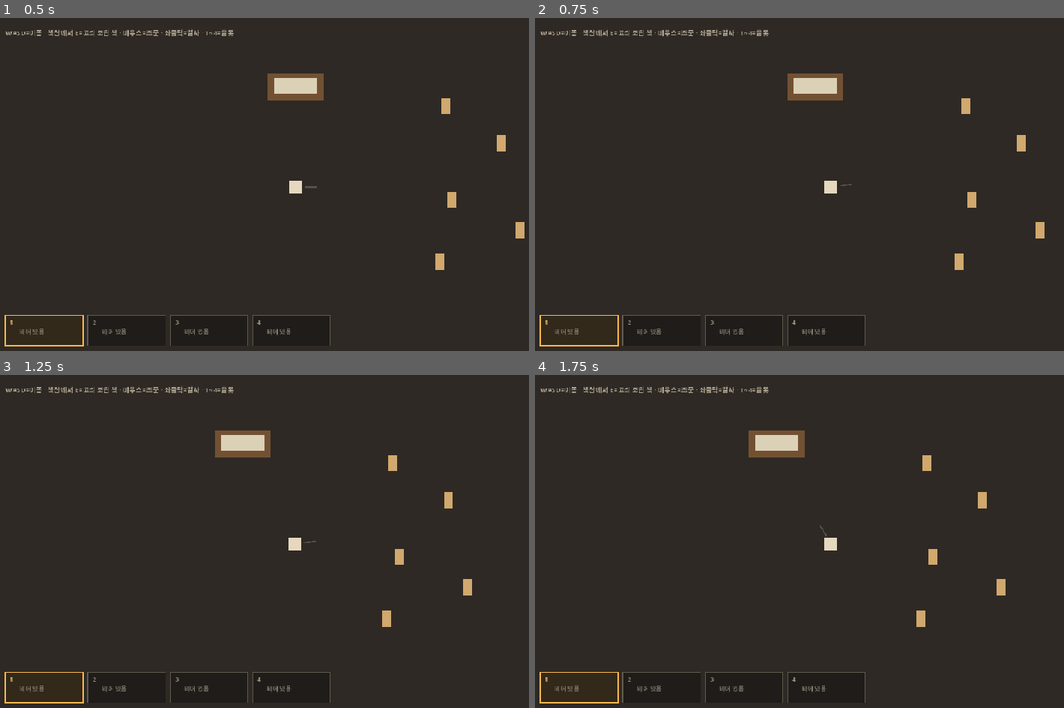
Above: before the commit, frames 1-4 (two rows, left to right).
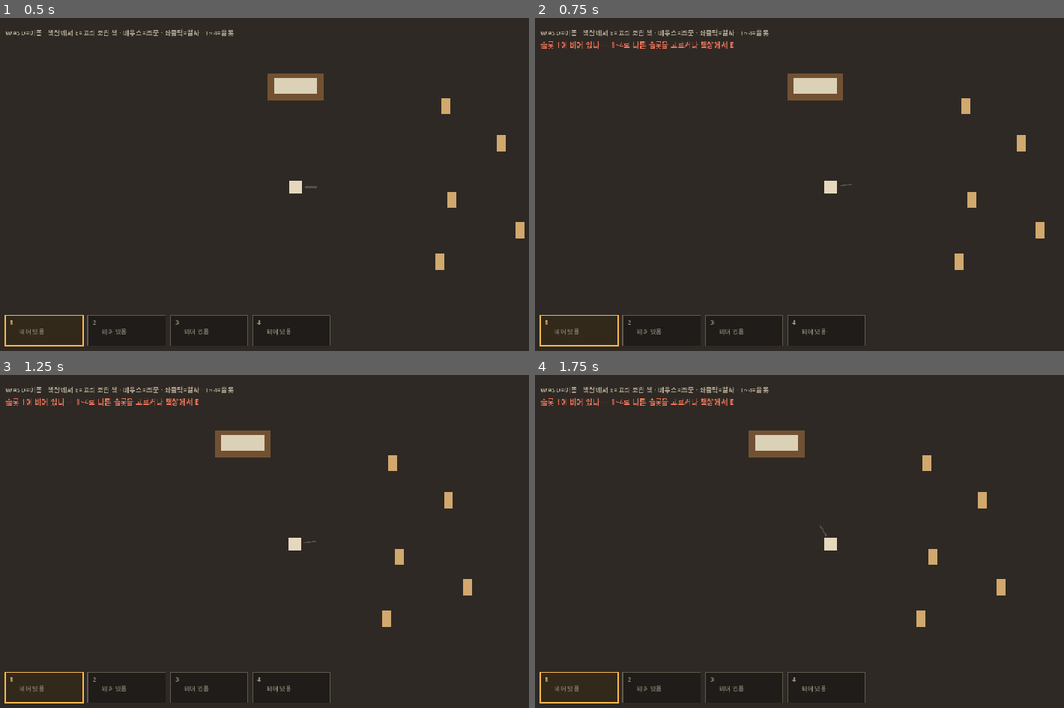
Above: after the commit, the same moments.

Repository: djgnfj-svg/tockbon
Game: Godot game, scene res://src/base/base.tscn
Two runs of this game, one before a commit and one after it. Both use one fixed random seed, a clock stepped at 60 frames per second and the inputs below.
Inputs (mouse positions are in pixels of both pictures, inside the frame that each line leads up to):
- Up to frame 1 (0.5 s): no input
- Up to frame 2 (0.75 s): tap Enter at 0.5 s; move the mouse to (963, 171) at 0.52 s; press the mouse at (963, 171) at 0.53 s; hold D (move_right) from 0.53 s (still down)
- Up to frame 3 (1.25 s): keep holding D (move_right); tap Space at 0.77 s
- Up to frame 4 (1.75 s): release D (move_right) at 1.25 s; release the mouse at (963, 528) at 1.25 s; drag from (709, 561) to (778, 444) at 1.27 s

Frame 1 is identical in both runs. In frame 2, 0.3% of the frame differs, in the area x 0-38%, y 6-10%; in frame 3, 0.3%; in frame 4, 0.3%.

Commit message:
fix(base): 바닥이 좌클릭을 먹고 있었다 — 발사가 통째로 죽어 있던 진짜 원인
사용자: *"마법진이 다 그려져도 발싸가 안됨.."* → *"좌클릭이 안먹나?"* — **사용자가 맞혔다.**

■ 원인 (한 줄)
`Ground`는 화면을 다 덮는 ColorRect인데 **Control의 기본 mouse_filter는 STOP**이다.
바닥이 좌클릭을 전부 먹어 `_unhandled_input`까지 오지 않았고 → `_fire()`가 **아예 안 불렸다**.
에러도 경고도 없다 — 세션 24의 「총구 자살」(물리 레이어)과 같은 종류의 침묵이다.
→ `base.tscn`에 `Ground.mouse_filter = 2`. 실제 게임 실측: **발사 0회 → 1회** (3연타도 3회).

■ 🔴🔴 왜 두 세션을 못 잡았나 — 검증 방법이 구조적으로 틀렸다
리드의 검증이 전부 `_fire()` **직접 호출**이거나 `attack_basic` **액션 주입**이라
**Control 계층을 건너뛰었다.** 그래서 전 스위트가 그린인데 게임에선 아무것도 안 나갔고,
리드는 사용자에게 **"발사는 정상"이라고 여러 번 틀리게 말했다.**

**`push_input`으로 테스트를 새로 써도 헤드리스에선 그냥 통과한다** (렌더가 없어 Control
히트 테스트가 실제와 다르다) — 검출력 0. 같은 코드를 **에디터로 띄운 실제 게임**에서
돌려야 0회→1회로 재현된다. 테스트는 그 경고를 달아 남겨 뒀다(믿으라고가 아니라 알라고).

→ CLAUDE.md 검증 절 + memory `godot-headless-cannot-test-clicks`에 못 박았다:
  **마우스가 닿는 경로를 바꿨으면 에디터 실제 게임에 push_input(InputEventMouseButton)을
  밀어 확인해라. 액션 주입은 이 버그를 구조적으로 못 잡는다.**

■ 검증: 전 스위트 그린 · 🔴 실제 게임에서 mouse_filter 유무로 0회⇄1회 왕복 재현

Co-Authored-By: Claude Opus 4.8 (1M context) <noreply@anthropic.com>
Claude-Session: https://claude.ai/code/session_01UrY52NF89pNUFXM3zg57yr

Diff:
--- a/src/base/base.gd
+++ b/src/base/base.gd
@@ -27,6 +27,14 @@
 ##    있었는데, 캐리어 마스크가 5(world+enemy)라 **쏘는 순간 내 몸에 부딪혀 총구에서 죽었다**
 ##    (책상 쪽으로 쏘면 책상에서). 레이어 이름표(project.godot)대로 옮겨서 푼 것이다.
 ##    Desk의 마스크는 2 — 플레이어를 감지해야 "[E] 탁본"이 뜬다.
+##  • 🔴 **`Ground.mouse_filter = 2`(IGNORE) — 지우면 발사가 통째로 죽는다** (세션 25).
+##    Ground는 화면을 다 덮는 ColorRect인데 **Control의 기본 mouse_filter는 STOP**이라,
+##    바닥이 좌클릭을 전부 먹어 `_unhandled_input`까지 오지 않았다 → `_fire()`가 아예 안 불렸다.
+##    사용자: *"마법진이 다 그려져도 발사가 안됨"* → *"좌클릭이 안먹나?"* (사용자가 맞혔다).
+##    ⚠ **에러도 경고도 없다** — 레이어 함정(위)과 같은 종류의 침묵이다. 그리고 리드의 검증이
+##    전부 `_fire()` 직접 호출/액션 주입이라 **Control 계층을 건너뛰어** 두 세션을 못 잡았다.
+##    tests/test_base_auto가 이제 **진짜 마우스 이벤트를 뷰포트에 밀어** 넣어 못 박는다.
+##    (같은 이유로 BaseHud도 IGNORE다 — base_hud.gd `_ready` 참조.)
 
 const RingForgePanelScript := preload("res://src/drawing/ring_forge_panel.gd")
 const Desk := preload("res://src/base/desk.gd")
--- a/src/base/base.tscn
+++ b/src/base/base.tscn
@@ -17,6 +17,7 @@
 script = ExtResource("1_base")
 
 [node name="Ground" type="ColorRect" parent="."]
+mouse_filter = 2
 offset_left = -960.0
 offset_top = -540.0
 offset_right = 960.0
--- a/tests/test_base_auto.gd
+++ b/tests/test_base_auto.gd
@@ -52,6 +52,7 @@
 	await _test_desk_does_not_eat_the_spell()
 	await _test_desk_still_sees_the_player()
 	await _test_rejected_commit_is_not_silent()
+	await _test_real_left_click_actually_fires()
 
 	if failures == 0:
 		print("TEST_BASE_OK — 전 항목 통과")
@@ -179,6 +180,46 @@
 	_base.call(&"_close_drawing")
 
 
+## [7] 좌클릭이 발사까지 도달한다 (세션 25).
+## 사용자: *"마법진이 다 그려져도 발사가 안됨"* → *"좌클릭이 안먹나?"* — 맞혔다.
+## 버그: `Ground`가 화면을 다 덮는 ColorRect인데 **Control의 기본 mouse_filter는 STOP**이라
+## 바닥이 좌클릭을 전부 먹었다 → `_unhandled_input`에 안 오고 → `_fire()`가 아예 안 불렸다.
+## 에러도 경고도 없다. `base.tscn`의 `Ground.mouse_filter = 2`가 고친 것이다.
+##
+## 🔴🔴 **이 테스트는 그 버그를 못 잡는다 — 검출력이 0이다.** 그런데도 남겨 둔 이유는 아래 경고
+## 때문이지, 이게 지켜 준다고 믿어서가 아니다. `mouse_filter`를 도로 빼고 돌려 봤더니 **그냥
+## 통과했다**: 헤드리스엔 렌더가 없어 Control 히트 테스트가 실제와 다르다 —
+## `push_input`을 써도 GUI 계층을 제대로 안 탄다. 반면 **에디터로 띄운 실제 게임에서는 같은
+## 코드가 발사 0회 → (고친 뒤) 1회로 정확히 재현됐다.**
+##
+## ⚠ **그래서 마우스가 닿는 경로는 헤드리스로 검증할 수 없다.** memory `takbon-mcp-visual-verify`의
+## "헤드리스는 존재만 알고 보인다는 모른다"와 같은 종류다 — **클릭이 닿는다도 모른다.**
+## 바꿨으면 에디터로 띄워 `godot_exec`로 `viewport.push_input(InputEventMouseButton)`을 밀어 봐라.
+##
+## 🔴 왜 두 세션을 놓쳤나: 기존 검증이 전부 `_fire()`를 **직접 부르거나** `attack_basic` 액션을
+## 주입해서 **Control 계층을 건너뛰었다**. 전 스위트가 그린인데 게임에선 아무것도 안 나갔다.
+func _test_real_left_click_actually_fires() -> void:
+	print("[7] 좌클릭이 발사에 닿는다 ⚠ 헤드리스에선 검출력 0 — 실제 게임에서 확인할 것")
+	var gs = root.get_node("/root/GameState")
+	gs.ring_equipped[0] = RingDesign.from_assembly(_assembly(1.0), "클릭 테스트")
+	_base.call(&"_select_slot", 0)
+
+	var casts := []
+	_bus.ring_cast_requested.connect(func(_a, _p, _d) -> void: casts.append(1))
+
+	# 🔴 실제 마우스 이벤트를 **뷰포트에** 민다 — 게임 창에 클릭한 것과 같은 경로다
+	var press := InputEventMouseButton.new()
+	press.button_index = MOUSE_BUTTON_LEFT
+	press.pressed = true
+	press.position = Vector2(480, 270)          # 화면 한복판 = Ground 위
+	_base.get_viewport().push_input(press)
+	await process_frame
+	await process_frame
+
+	_check(casts.size() == 1,
+		"🔴 좌클릭이 발사에 닿는다 (실제 발사 %d회 — 0이면 Control이 클릭을 먹고 있다)" % casts.size())
+
+
 # ── 헬퍼 ──
 
 ## 빈 진 8칸 + 점수. 전개 없이 몸으로만 때려 결과가 깔끔하다.
Not shown, changed: CLAUDE.md
